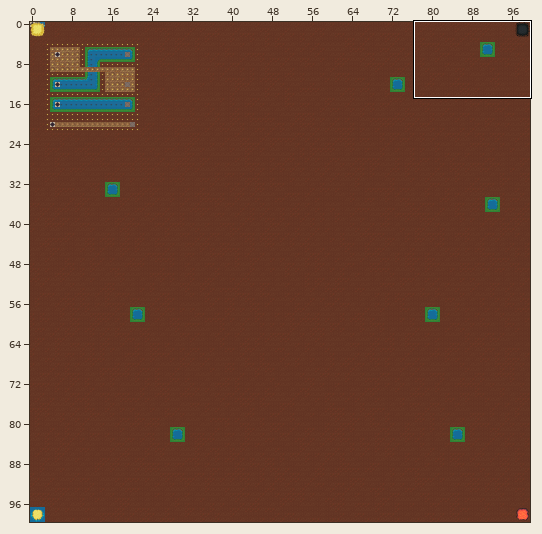
An edit to a level. Tiled map, PeonDefense/Assets/LevelData/OneOfEverything.tmx. The picture above shows the old version from afar; the outline marks the close-up.
Close-up. The starting point:
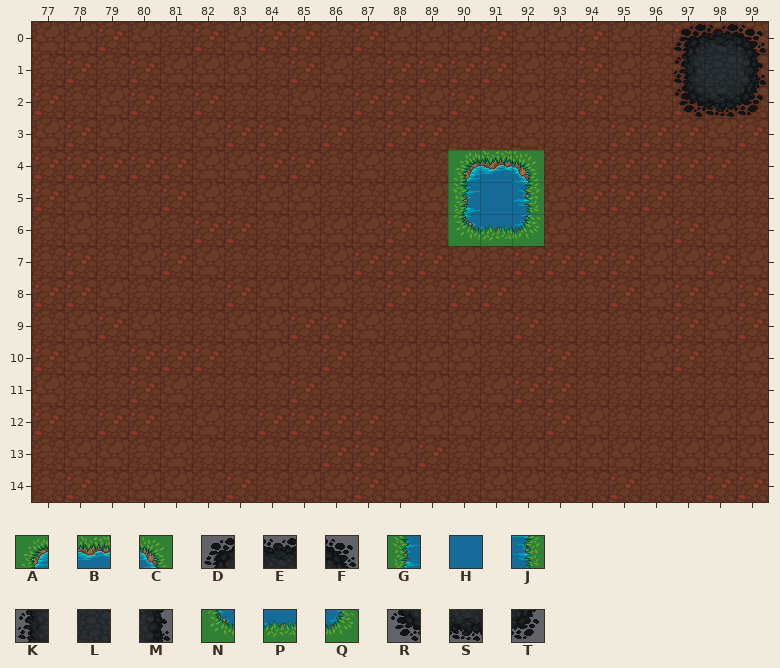
Cells are 32x32 px. Shown: x 77..99, y 0..14. The commit also changed other parts of the map, which this record leaves out. Tiles whose own drawing changed are shown in their newer look in all pictures.
Key: from "terrain": A 300, B 301, C 302, D 306, E 307, F 308, G 321, H 322, J 323, K 327, L 328, M 329, N 342, P 343, Q 344, R 348, S 349, T 350.
_ is an empty cell.
Layers that did not change in this view are not listed.
Layer "Dodads" before, first column x 77:
 0 ____________________DEF
 1 ____________________KLM
 2 ____________________RST
 3 _______________________
 4 _____________ABC_______
 5 _____________GHJ_______
 6 _____________NPQ_______
 7 _______________________
 8 _______________________
 9 _______________________
10 _______________________
11 _______________________
12 _______________________
13 _______________________
14 _______________________
After:
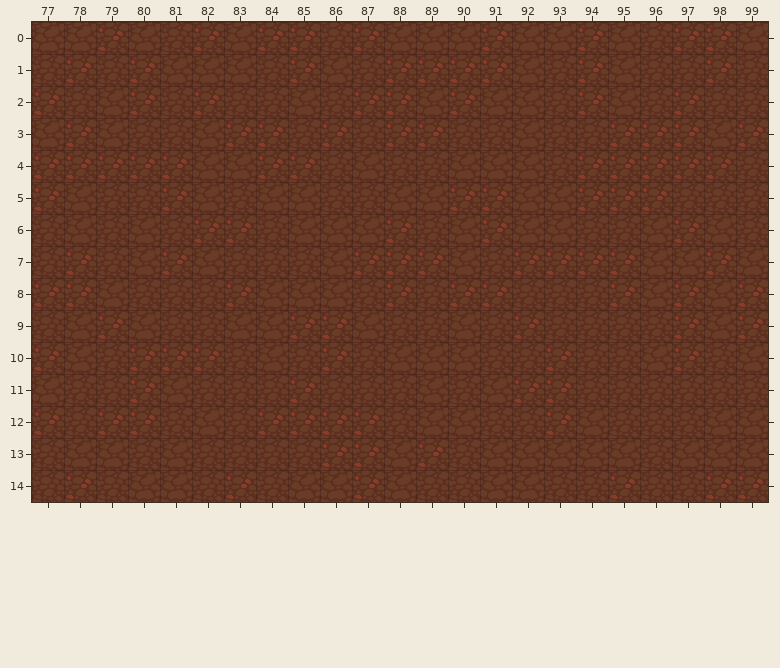
Diff:
{"where": "layer \"Dodads\" (now hidden)"}
{"y":0,"x":97,"old":"DEF","new":"___"}
{"y":1,"x":97,"old":"KLM","new":"___"}
{"y":2,"x":97,"old":"RST","new":"___"}
{"y":4,"x":90,"old":"ABC","new":"___"}
{"y":5,"x":90,"old":"GHJ","new":"___"}
{"y":6,"x":90,"old":"NPQ","new":"___"}
